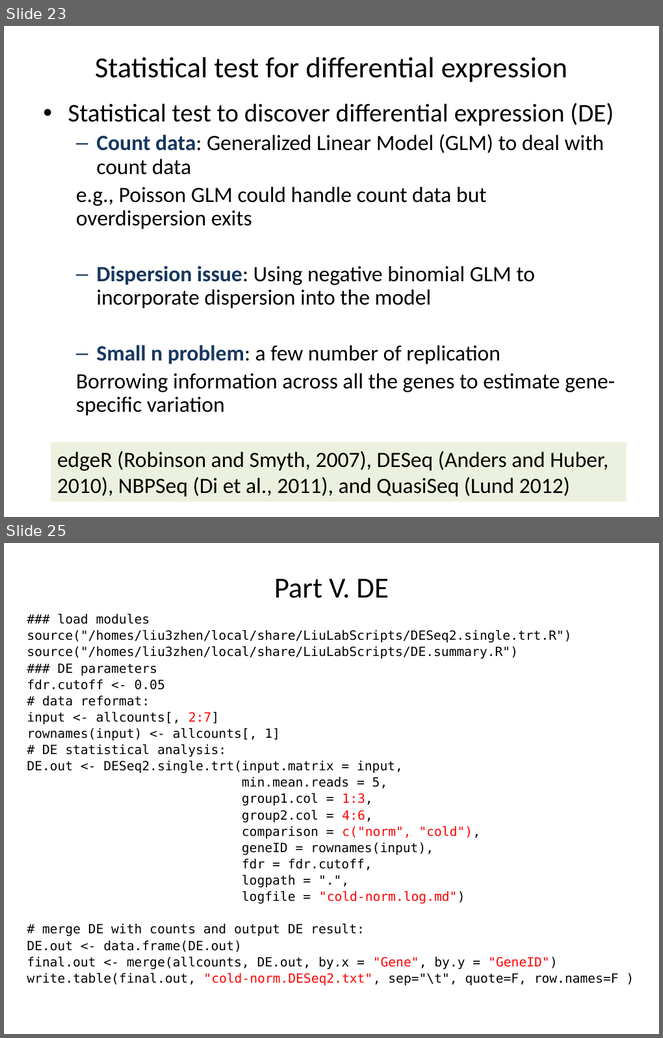
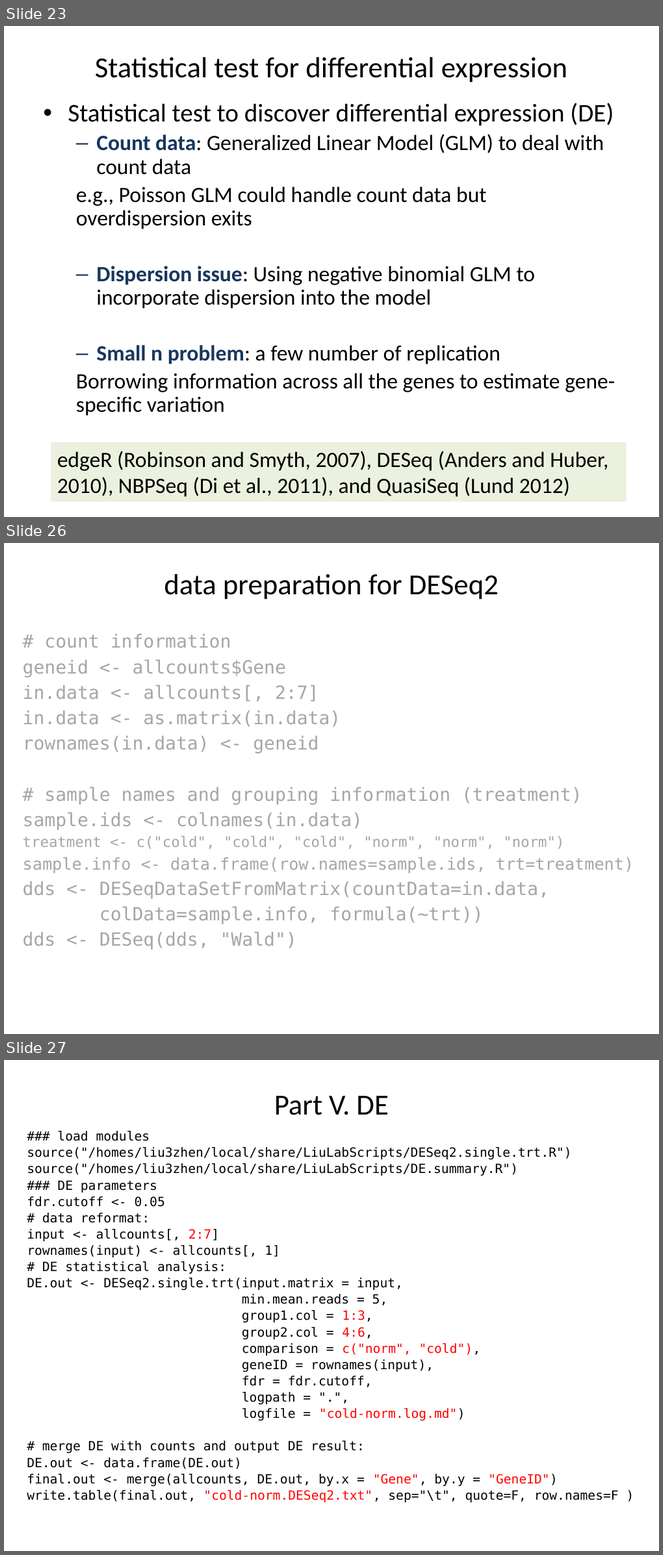
Before and after one commit to liu3zhenlab/teaching, a slide deck: PLPTH813Bioinformatis/2019/labs/in-class.project_DE.pptx. Shown one above the other, each under a label of ours: slides 23 and 25 before the commit, slides 23, 26 and 27 after it; the slides between them are not shown. The pictures are 663x1038 and 663x1555 pixels, drawn with LibreOffice and Linux fonts; fonts in the diff are those of the drawing. Boxes give left, top, right and bottom in pixels: in the first picture for what was removed or moved away, otherwise in the second. Text is boxed around its words. In the diff, an @@ line names an element or a change of style, - is before the commit and + after.

```diff
--- a/PLPTH813Bioinformatis/2019/labs/in-class.project_DE.pptx
+++ b/PLPTH813Bioinformatis/2019/labs/in-class.project_DE.pptx
@@ slide 26 added at (x1=4, y1=543, x2=659, y2=1034), background #FFFFFF @@
@@ title added at (x1=164, y1=574, x2=499, y2=600), 32 pt, text #000000 @@
+data preparation for DESeq2
@@ text added at (x1=23, y1=634, x2=634, y2=950), 20 pt, text #A6A6A6 @@
+# count information
+geneid <- allcounts$Gene
+in.data <- allcounts[, 2:7]
+in.data <- as.matrix(in.data)
+rownames(in.data) <- geneid
+# sample names and grouping information (treatment)
+sample.ids <- colnames(in.data)
+treatment <- c("cold", "cold", "cold", "norm", "norm", "norm")
+sample.info <- data.frame(row.names=sample.ids, trt=treatment)
+dds <- DESeqDataSetFromMatrix(countData=in.data,
+colData=sample.info, formula(~trt))
+dds <- DESeq(dds, "Wald")
@@ what was slide 25 is now slide 27 @@
```
Also in this commit, not shown: 1 slide changed, 2 other slides added.
